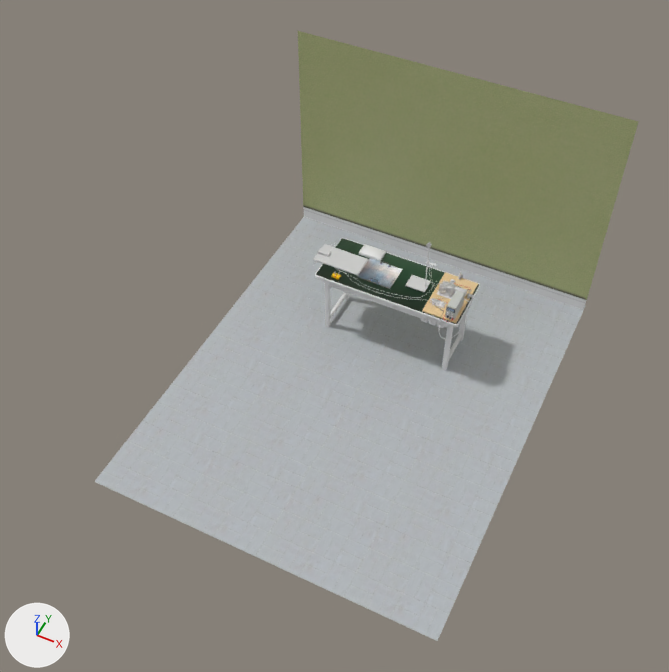
What one commit did to the COLLADA model models/ph-mpd-fcm/prod/scene/ph-mpd-fcm.dae.
Before and after are seen from a 50 mm lens placed at (39.5, -102.0, 120.7), pointed at (-2.0, -19.1, 17.0). Arrows for +X, +Y and +Z are at lower left; the lights stay in place. Where no turn or scale is listed for an object, it has been applied to the vertices.

Objects in the first picture: 'floor', 'frontWall', 'tableTop'.
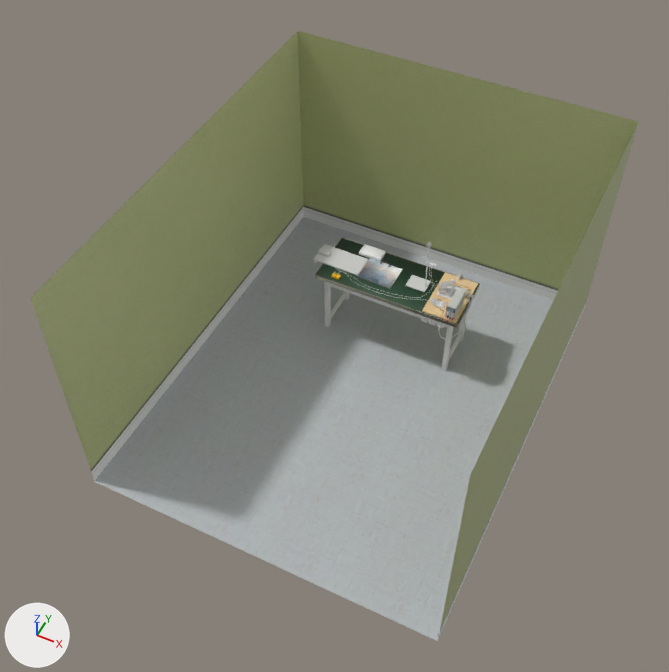
Pixel boxes (x1, y1, x2, y2) of what changed, in the pictures (669 x 672 px):
```json
{"object": "leftWall", "change": "added", "after": [31, 31, 304, 481], "on screen": "green"}
{"object": "rightWall", "change": "added", "after": [438, 124, 638, 639], "on screen": "green"}
```

Edits to the scene script, one JSON object a line:
```json
{"op": "add", "block": "me_plane_032", "code": ["me_plane_032 = bpy.data.meshes.new('Plane.032')", "me_plane_032.from_pydata(...)  # 4 vertices, 2 faces; spans x 0.0, y -40.2..28.3, z -20.1..20.1", "me_plane_032.materials.append(mat_frontwallmaterial)  # picture img_frontwall_jpg"]}
{"op": "add", "block": "me_plane_026", "code": ["me_plane_026 = bpy.data.meshes.new('Plane.026')", "me_plane_026.from_pydata(...)  # 4 vertices, 2 faces; spans x 0.0, y -28.3..40.2, z -20.1..20.1", "me_plane_026.materials.append(mat_frontwallmaterial)  # picture img_frontwall_jpg"]}
{"op": "add", "block": "ob_rightwall", "code": ["ob_rightwall = bpy.data.objects.new('rightWall', me_plane_032)", "ob_rightwall.location = (28.3, -8.3, 20.1)"]}
{"op": "add", "block": "ob_leftwall", "code": ["ob_leftwall = bpy.data.objects.new('leftWall', me_plane_026)", "ob_leftwall.location = (-28.3, -20.2, 20.1)"]}
```
